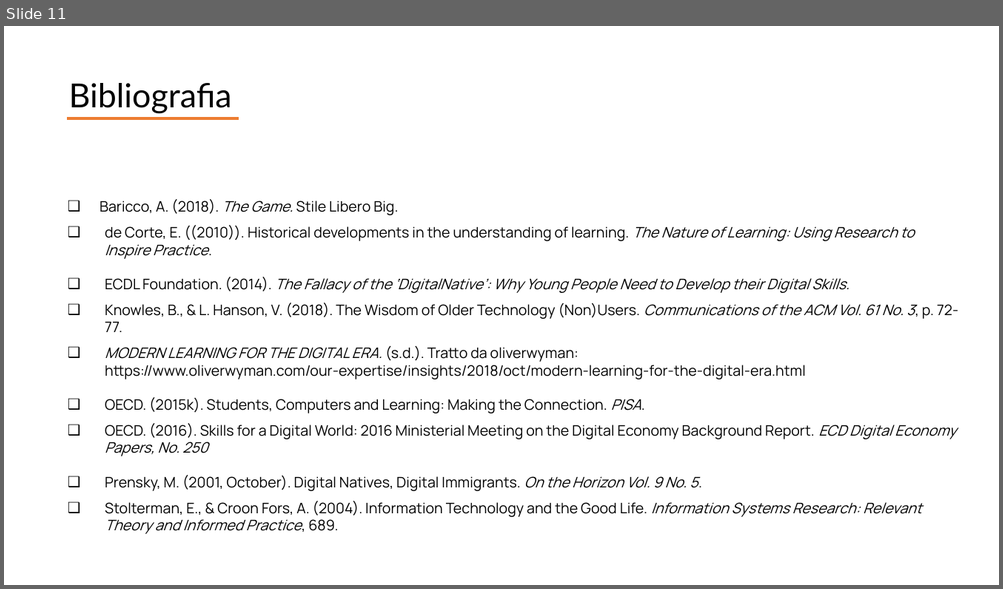
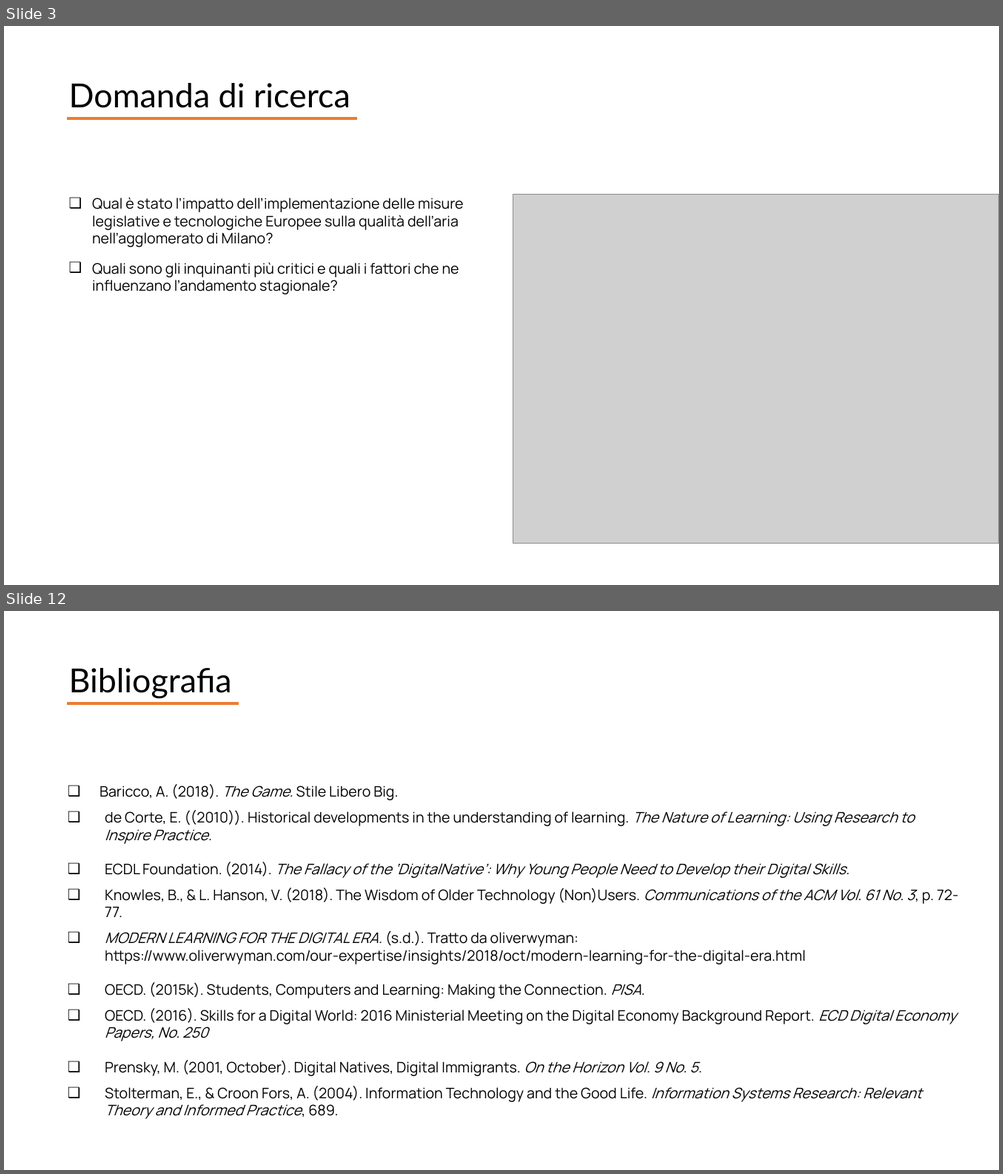
Before and after one commit to giocoal/air-quality-milano-interactive-data-visualization-tableau, a slide deck: Report/Report_progetto_Carbone_Cavallaro_Marconzini_Scuri.pptx. Shown one above the other, each under a label of ours: slide 11 before the commit, slides 3 and 12 after it; the slides between them are not shown. The pictures are 1003x589 and 1003x1174 pixels, drawn with LibreOffice and Linux fonts; fonts in the diff are those of the drawing; grey boxes stand for pictures. Boxes give left, top, right and bottom in pixels: in the first picture for what was removed or moved away, otherwise in the second. Text is boxed around its words. In the diff, an @@ line names an element or a change of style, - is before the commit and + after.

```diff
--- a/Report/Report_progetto_Carbone_Cavallaro_Marconzini_Scuri.pptx
+++ b/Report/Report_progetto_Carbone_Cavallaro_Marconzini_Scuri.pptx
@@ slide 3 added at box(4, 26, 999, 585), background #FFFFFF @@
@@ text added at box(69, 83, 350, 108), 32 pt, text #000000 @@
+Domanda di ricerca
@@ line added from (68, 118) to (357, 118), #ED7D31 3 pt @@
@@ text added at box(92, 197, 463, 295), 14 pt, text #000000 @@
+❑ Qual è stato l’impatto dell’implementazione delle misure legislative e tecnologiche Europee sulla qualità dell’aria nell’agglomerato di Milano?
+❑ Quali sono gli inquinanti più critici e quali i fattori che ne influenzano l’andamento stagionale?
@@ picture added at box(513, 194, 999, 544) @@
@@ what was slide 11 is now slide 12 @@
```
Also in this commit, not shown: 3 slides changed, 7 other slides added, 7 slides removed, 8 other files.
